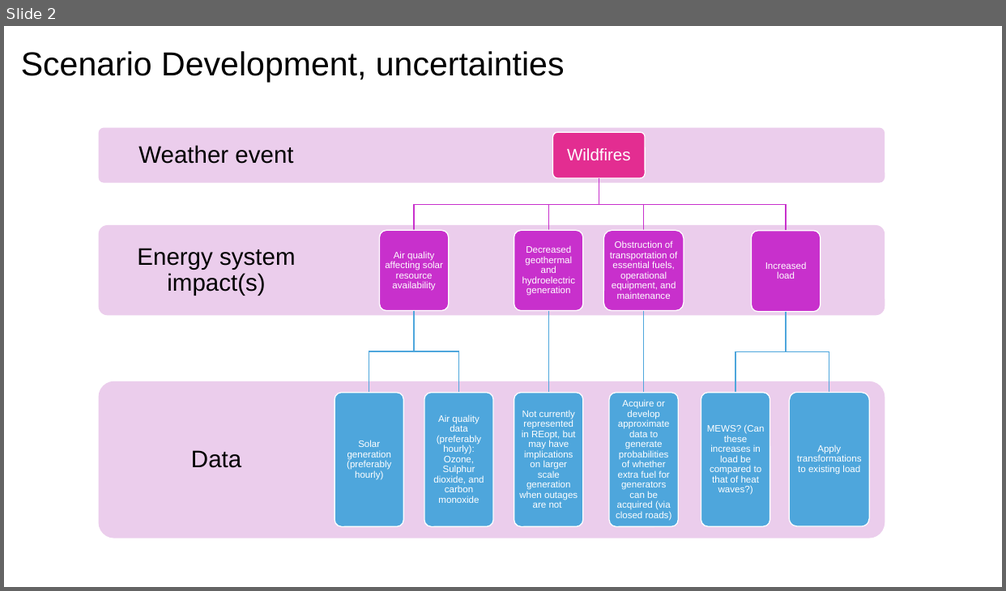
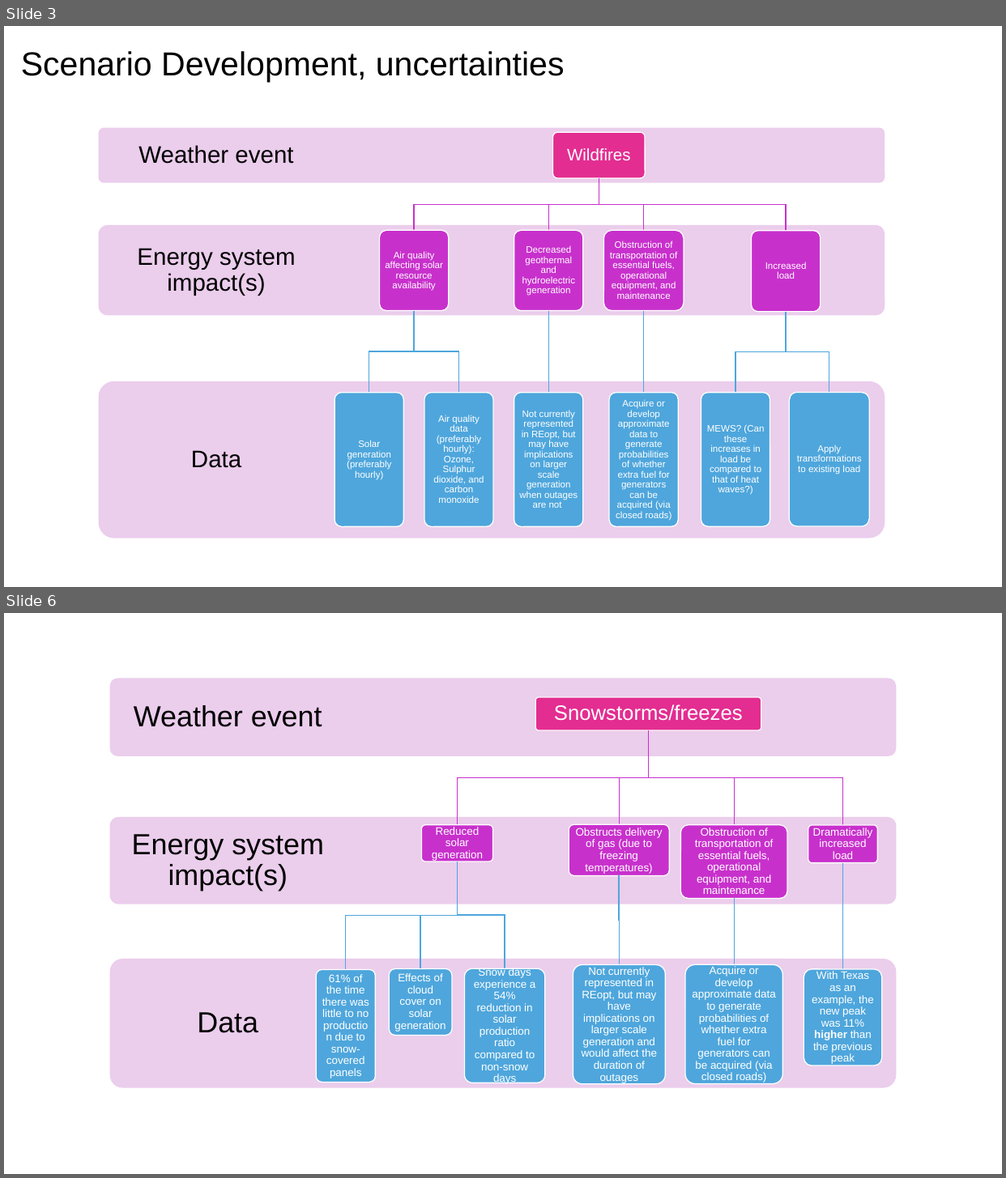
Before and after one commit to madelinemacmillan/PhD, a slide deck: ProcessDiagram.pptx. Shown one above the other, each under a label of ours: slide 2 before the commit, slides 3 and 6 after it; the slides between them are not shown. The pictures are 1006x591 and 1006x1178 pixels, drawn with LibreOffice and Linux fonts; fonts in the diff are those of the drawing. Boxes give left, top, right and bottom in pixels: in the first picture for what was removed or moved away, otherwise in the second. Text is boxed around its words. In the diff, an @@ line names an element or a change of style, - is before the commit and + after.

```diff
--- a/ProcessDiagram.pptx
+++ b/ProcessDiagram.pptx
@@ slide 6 added at <box>4,613,1002,1174</box>, background #FFFFFF @@
@@ group added at <box>109,678,897,1088</box>: 14 rounded rectangles, 14 texts, 10 freeform shapes @@
+Data
+Energy system impact(s)
+Weather event
+Snowstorms/freezes
+Reduced solar generation
+61% of the time there was little to no production due to snow-covered panels
+Effects of cloud cover on solar generation
+Snow days experience a 54% reduction in solar production ratio compared to non-snow days
+Obstructs delivery of gas (due to freezing temperatures)
+Not currently represented in REopt, but may have implications on larger scale generation and would affect the duration of outages
+Obstruction of transportation of essential fuels, operational equipment, and maintenance
+Acquire or develop approximate data to generate probabilities of whether extra fuel for generators can be acquired (via closed roads)
+Dramatically increased load
+With Texas as an example, the new peak was 11% higher than the previous peak
@@ what was slide 2 is now slide 3 @@
```
Also in this commit, not shown: 3 slides changed, 4 other slides added, 1 slide removed, 6 other files.
